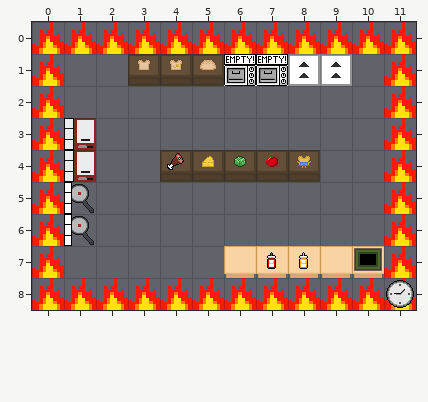
Two states of a Tiled map, assets/Maps/day5Map.tmx. Above: the version before the commit.
Cells are 32x32 px. Shown: x 0..11, y 0..8. Not drawn, because the pictures are missing: unchanged layer "Floor".
And afterwards:
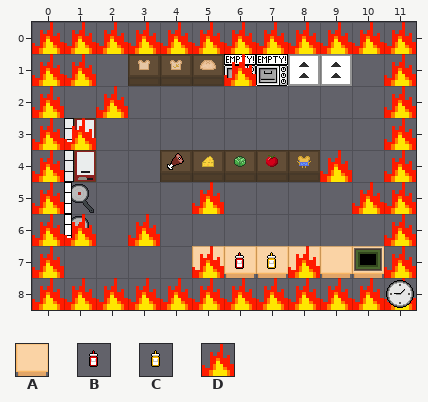
Key: from "sprites": A 30 "Counter", B 37 "Ketchup", C 38 "Mustard", D 65 "Fire2".
_ is an empty cell.
The exact change:
Layer "Other":
There is now tile A in row 7 at x 5.
Layer "Tile Layer 4":
There is now tile B in row 7 at x 6.
The edit turns tile B into tile C in row 7 at x 7.
The edit turns tile C into tile D in row 7 at x 8.
There is now tile D in row 1 at x 1 and 6; in row 2 at x 2; in row 3 at x 1; in row 4 at x 9; in row 5 at x 5 and 10; in row 6 at x 1 and 3.
There is now tile D in row 7 at x 5.
Boxes around the changes in both pictures, in picture pixels (x1, y1, x2, y2):
added: (64, 54, 128, 150)
added: (224, 54, 256, 86)
added: (320, 150, 384, 214)
added: (192, 182, 224, 214)
added: (64, 214, 96, 246)
added: (128, 214, 160, 246)
changed: (192, 246, 320, 278)
